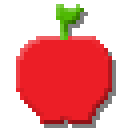
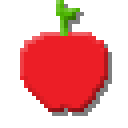
Two versions of the same layered image (128x128). Layer-by-layer changes:
painted on "Layer 0" over [16, 0, 112, 124]
